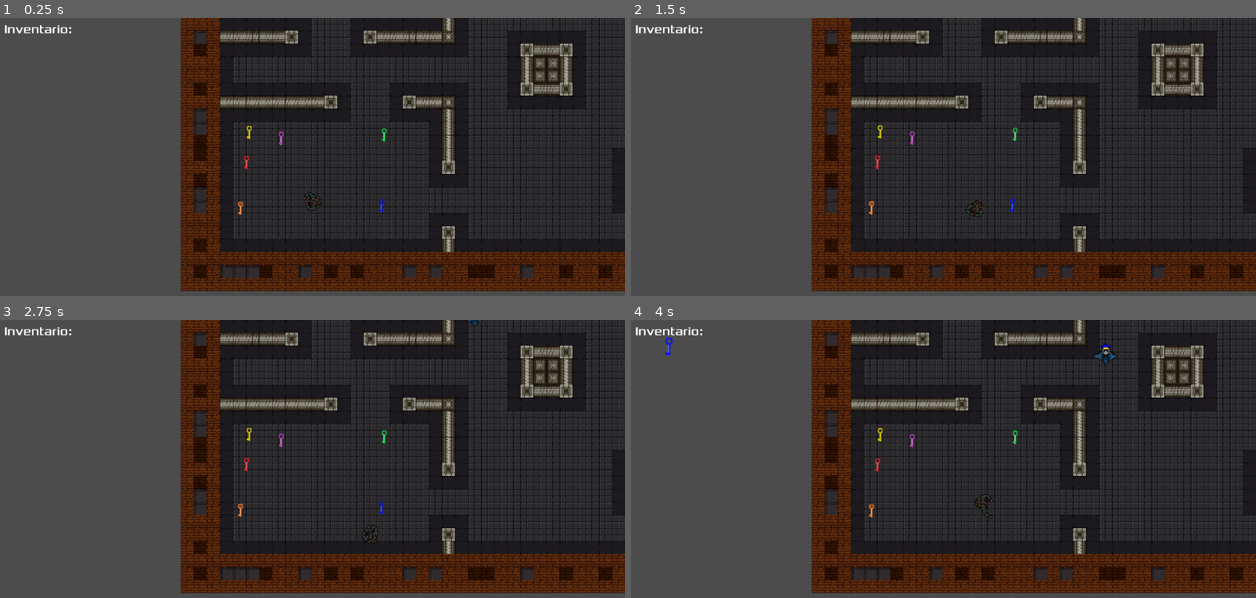
Above: before the commit, frames 1-4 (two rows, left to right).
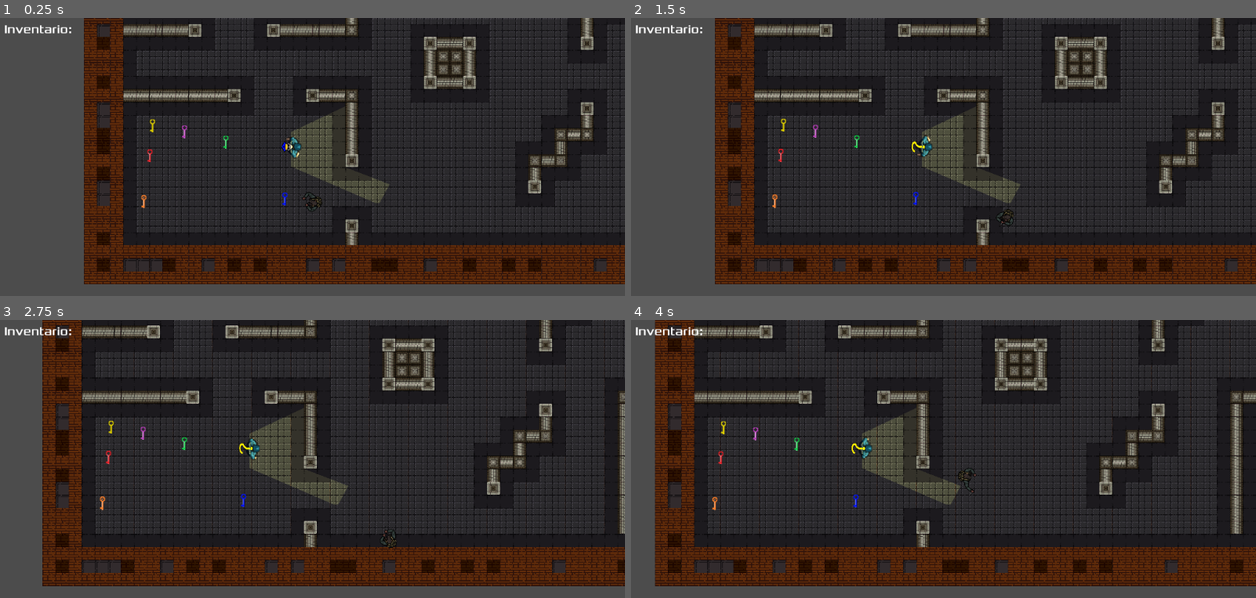
Above: after the commit, the same moments.

Repository: zanon005/RyansJailBreak
Game: Godot game, scene res://src/Main.tscn
The game is run twice, just before and just after one commit, with the same random seed, the same clock (stepped at 60 frames per second) and the same inputs.
Inputs (mouse positions are in pixels of both pictures, inside the frame that each line leads up to):
- Up to frame 1 (0.25 s): no input
- Up to frame 2 (1.5 s): move the mouse to (1081, 182) at 0.52 s; hold D (right) 0.53-1.28 s; tap Space (attack) at 0.6, 1.35 s; move the mouse to (818, 220) at 1.27 s; hold Down (down) from 1.28 s (still down)
- Up to frame 3 (2.75 s): move the mouse to (375, 422) at 2.02 s; release Down (down) at 2.03 s; hold D (right) from 2.03 s (still down); tap Space (attack) at 2.1 s
- Up to frame 4 (4 s): move the mouse to (912, 575) at 2.77 s; release D (right) at 2.78 s; hold W (up) 2.78-3.53 s; tap Space (attack) at 2.85, 3.6 s; move the mouse to (1131, 559) at 3.52 s; hold A (left) from 3.53 s (still down)

The runs differ from the first frame. In frame 1, 39% of the frame differs, in the area x 13-100%, y 0-99%; in frame 2, 39%; in frame 3, 44%; in frame 4, 47%, in the area x 3-100%, y 0-99%.

Commit message:
Progresso inimigo v2

Diff:
--- a/src/Enemies/EnemyStatus.gd
+++ b/src/Enemies/EnemyStatus.gd
@@ -11,6 +11,7 @@
 	chasing_icon = load("res://Sprites/Icons/RedExclamationMark.png")
 
 func _on_Policial_state_changed(currentState):
+	print(currentState)
 	match(currentState):
 		'ROAMING':
 			texture = roaming_icon
--- /dev/null
+++ b/src/Enemies/PolicialV2/PolicialV2.gd
@@ -0,0 +1,177 @@
+extends KinematicBody2D
+
+export var run_speed := 300
+export var health := 100
+onready var animation := $PolicialAnimation
+var velocity := Vector2()
+enum STATE {ROAMING, CHASING_PLAYER, GOINGTO_LAST_KOWN_PLAYER_POS, DEAD}
+var currentState = 0
+signal state_changed(currentState)
+onready var lineOfSight := $LineOfSight
+#  Reference for world navigation tilemap
+var levelNavigation : Navigation2D = null
+var player = null # Reference to the player
+var roamingPoints = [] # List of all roaming points avaliable in the scene
+
+var playerIsInFov = false
+var playerIsVisible = false
+
+# 	This can be the players positon, in case of "CHASING_PLAYER" state or it can be
+# one of fixed the 'postions' on the map in the "ROAMING" state
+var currentPositionToGoTo := Vector2.ZERO
+
+# 	Holds the curerent path that the enemy is walking. Its the path to
+# the 'currentPositionToGoTo'
+var currentPath = null
+
+#  	This position is used on the state "GOINGTO_LAST_KOWN_PLAYER_POS"
+#  when in this state the enemy "roams" to that position and if it doesn't find
+# the player the enemy returns to the "ROAMING" state
+var lastKnownPlayerPosition := Vector2.ZERO
+
+#	 The current index from the roaming points list that has the point
+# the enemy is roaming to
+# 	Used to pick a different point to go to
+var currentRoamingIndexPoint = 0;
+
+
+
+
+func _ready():
+	yield(get_tree(), "idle_frame")
+	var tree = get_tree()
+	if(tree.has_group('LevelNavigation')):
+		levelNavigation = tree.get_nodes_in_group("LevelNavigation")[0]
+	if(tree.has_group('Player')):
+		player = tree.get_nodes_in_group("Player")[0]
+	if(tree.has_group('RoamingPoint')):
+		roamingPoints = tree.get_nodes_in_group("RoamingPoint")
+	currentState = STATE.ROAMING
+	emit_signal("state_changed", STATE.keys()[currentState])
+	animation.play("walk")
+
+
+func _physics_process(_delta):
+	if(player && currentState != STATE.DEAD):
+		lineOfSight.look_at(player.global_position)
+		_state_machine()
+		if(playerIsInFov):
+			check_if_player_is_in_visible_range()
+		#print("PlayerSpoted?: ", (playerIsInFov && playerIsVisible) )
+		#generate_path_to(currentDestinationPos)
+		#navigate()
+		#move()
+	#print("CurrentState: '",
+	#	STATE.keys()[currentState],
+	#	"', GoingTo: [",currentRoamingIndexPoint,"] At: ",currentDestinationPos)
+
+func _state_machine():
+	match currentState:
+			STATE.ROAMING:
+				#If is roaming and sees the player, then start chasing
+				if( (playerIsInFov && playerIsVisible) ):
+					_updateState(STATE.CHASING_PLAYER)
+				else:
+					#Stays in the roaming mode
+					pass
+			STATE.CHASING_PLAYER:
+				#Keep chasing while player is detected
+				if( !(playerIsInFov && playerIsVisible) ):
+					_updateState(STATE.GOINGTO_LAST_KOWN_PLAYER_POS)
+				else:
+					pass
+			STATE.GOINGTO_LAST_KOWN_PLAYER_POS:
+				#	Saw the player again, start chasing!
+				if( (playerIsInFov && playerIsVisible) ):
+					_updateState(STATE.CHASING_PLAYER)
+				#	Lost vision of player, going to last place player was
+				# when last place is found, return to roaming
+				elif (global_position == currentPositionToGoTo):
+					_updateState(STATE.ROAMING)
+					pass
+			STATE.DEAD:
+				# Rip
+				pass
+
+func _updateState(newState):
+	currentState = newState
+	emit_signal("state_changed", STATE.keys()[newState])
+
+func compare_position_with_aprox_range(pos1, pos2, tolerance=5):
+	var diffX = abs(pos1[0] - pos2[0])
+	var diffY = abs(pos1[1] - pos2[1])
+
+	if( (diffX > 0 && diffX < tolerance) &&  (diffY > 0 && diffY < tolerance) ):
+		return true
+	return false
+
+func check_if_reached_current_destination() -> bool:
+	#return compare_position_with_aprox_range(global_position, currentDestinationPos)
+	return true
+
+#Pega ponto aleatorio no mapa para ir que seja diferente do anterior
+func pick_random_roaming_point():
+	 #print("PontoAtual: [",currentRoamingIndexPoint,"]", currentDestinationPos)
+	var newIndexRoamingPoint = randi() % len(roamingPoints)
+	while(newIndexRoamingPoint == currentRoamingIndexPoint):
+		newIndexRoamingPoint = randi() % len(roamingPoints)
+	currentPositionToGoTo = roamingPoints[newIndexRoamingPoint].global_position
+	currentRoamingIndexPoint = newIndexRoamingPoint
+
+	#print("NovoPonto: [",newIndexRoamingPoint,"]", currentDestinationPos)
+
+func generate_path_to(destination : Vector2):
+	if levelNavigation != null and player != null:
+		currentPath = levelNavigation.get_simple_path(global_position, destination, false)
+
+func navigate(): #Defines the next position the enemy must moove
+	if(currentPath.size() > 1):
+		velocity = global_position.direction_to(currentPath[1]) * run_speed
+		if(currentState != STATE.CHASING_PLAYER):
+			look_at(currentPath[1])
+		#	If the current global position is equal to current path point
+		# then pop this point that is already visited
+		if(compare_position_with_aprox_range(currentPath[0], global_position, 1)):
+			currentPath.pop_front()
+
+func die():
+	if(currentState != STATE.DEAD):
+		var rand = randi() % 2
+		match rand:
+			0:
+				animation.play("die1")
+			1:
+				animation.play("die2")
+		currentState = STATE.DEAD
+		emit_signal("state_changed", STATE.keys()[currentState])
+		$BodyHitBox/CollisionShape2D.set_deferred("disabled", true)
+		$BodyShape.set_deferred("disabled", true)
+		$FieldOfView.set_deferred("enabled", false)
+		$FieldOfView/FieldOfViewArea.set_deferred("disabled", true)
+
+
+func move():
+	move_and_slide(velocity, Vector2.UP)
+
+func check_if_player_is_in_visible_range() -> bool:
+	var lineOfSightcolision = lineOfSight.get_collider()
+	if(lineOfSightcolision && lineOfSightcolision.is_in_group("Player")):
+		playerIsVisible = true
+	else:
+		playerIsVisible = false
+	return playerIsVisible
+
+#Only colides with "player_weapon" layer
+func _on_BodyHitBox_area_entered(_area):
+	if(currentState != STATE.DEAD):
+		health = health - 50
+		if(health <= 0):
+			die()
+
+func _on_FieldOfViewArea_body_entered(body):
+	if(body.is_in_group("Player")):
+		playerIsInFov = true
+
+func _on_FieldOfViewArea_body_exited(body):
+	if(body.is_in_group("Player")):
+		playerIsInFov = false
--- /dev/null
+++ b/src/Enemies/PolicialV2/PolicialV2.tscn
@@ -0,0 +1,170 @@
+[gd_scene load_steps=27 format=2]
+
+[ext_resource path="res://Sprites/Enemies/Officer/officer_die_strip.png" type="Texture" id=1]
+[ext_resource path="res://Sprites/Enemies/Officer/officer_headless_strip.png" type="Texture" id=2]
+[ext_resource path="res://Sprites/Enemies/Officer/officer_walk_strip.png" type="Texture" id=3]
+[ext_resource path="res://src/Enemies/PolicialV2/PolicialV2.gd" type="Script" id=4]
+[ext_resource path="res://src/Enemies/EnemyStatus.gd" type="Script" id=5]
+[ext_resource path="res://Sprites/Icons/RoamingIcon.png" type="Texture" id=6]
+[ext_resource path="res://Sprites/Misc/Fov.png" type="Texture" id=7]
+
+[sub_resource type="AtlasTexture" id=1]
+flags = 4
+atlas = ExtResource( 3 )
+region = Rect2( 0, 0, 32, 45 )
+
+[sub_resource type="AtlasTexture" id=2]
+flags = 4
+atlas = ExtResource( 3 )
+region = Rect2( 32, 0, 32, 45 )
+
+[sub_resource type="AtlasTexture" id=3]
+flags = 4
+atlas = ExtResource( 3 )
+region = Rect2( 64, 0, 32, 45 )
+
+[sub_resource type="AtlasTexture" id=4]
+flags = 4
+atlas = ExtResource( 3 )
+region = Rect2( 96, 0, 32, 45 )
+
+[sub_resource type="AtlasTexture" id=5]
+flags = 4
+atlas = ExtResource( 3 )
+region = Rect2( 128, 0, 32, 45 )
+
+[sub_resource type="AtlasTexture" id=6]
+flags = 4
+atlas = ExtResource( 3 )
+region = Rect2( 160, 0, 32, 45 )
+
+[sub_resource type="AtlasTexture" id=7]
+flags = 4
+atlas = ExtResource( 3 )
+region = Rect2( 192, 0, 32, 45 )
+
+[sub_resource type="AtlasTexture" id=8]
+flags = 4
+atlas = ExtResource( 3 )
+region = Rect2( 224, 0, 32, 45 )
+
+[sub_resource type="AtlasTexture" id=9]
+flags = 4
+atlas = ExtResource( 1 )
+region = Rect2( 0, 0, 49, 54 )
+
+[sub_resource type="AtlasTexture" id=10]
+flags = 4
+atlas = ExtResource( 1 )
+region = Rect2( 49, 0, 49, 54 )
+
+[sub_resource type="AtlasTexture" id=11]
+flags = 4
+atlas = ExtResource( 1 )
+region = Rect2( 98, 0, 49, 54 )
+
+[sub_resource type="AtlasTexture" id=12]
+flags = 4
+atlas = ExtResource( 1 )
+region = Rect2( 147, 0, 49, 54 )
+
+[sub_resource type="AtlasTexture" id=13]
+flags = 4
+atlas = ExtResource( 2 )
+region = Rect2( 0, 0, 46, 52 )
+
+[sub_resource type="AtlasTexture" id=14]
+flags = 4
+atlas = ExtResource( 2 )
+region = Rect2( 46, 0, 46, 52 )
+
+[sub_resource type="AtlasTexture" id=15]
+flags = 4
+atlas = ExtResource( 2 )
+region = Rect2( 92, 0, 46, 52 )
+
+[sub_resource type="AtlasTexture" id=16]
+flags = 4
+atlas = ExtResource( 2 )
+region = Rect2( 138, 0, 46, 52 )
+
+[sub_resource type="SpriteFrames" id=17]
+animations = [ {
+"frames": [ SubResource( 1 ), SubResource( 2 ), SubResource( 3 ), SubResource( 4 ), SubResource( 5 ), SubResource( 6 ), SubResource( 7 ), SubResource( 8 ) ],
+"loop": true,
+"name": "walk",
+"speed": 10.0
+}, {
+"frames": [ SubResource( 9 ), SubResource( 10 ), SubResource( 11 ), SubResource( 12 ) ],
+"loop": false,
+"name": "die1",
+"speed": 5.0
+}, {
+"frames": [ SubResource( 13 ), SubResource( 14 ), SubResource( 15 ), SubResource( 16 ) ],
+"loop": false,
+"name": "die2",
+"speed": 5.0
+} ]
+
+[sub_resource type="CircleShape2D" id=18]
+radius = 63.1229
+
+[sub_resource type="RectangleShape2D" id=19]
+extents = Vector2( 43.8596, 75.4868 )
+
+[node name="Policial" type="KinematicBody2D" groups=[
+"Enemy",
+]]
+collision_layer = 2
+collision_mask = 37
+script = ExtResource( 4 )
+
+[node name="PolicialAnimation" type="AnimatedSprite" parent="."]
+scale = Vector2( 6, 6 )
+frames = SubResource( 17 )
+animation = "walk"
+frame = 4
+playing = true
+
+[node name="BodyShape" type="CollisionShape2D" parent="."]
+position = Vector2( 2, 0 )
+shape = SubResource( 18 )
+
+[node name="BodyHitBox" type="Area2D" parent="."]
+collision_layer = 2
+collision_mask = 8
+
+[node name="CollisionShape2D" type="CollisionShape2D" parent="BodyHitBox"]
+position = Vector2( 0, 0.667435 )
+shape = SubResource( 19 )
+
+[node name="LineOfSight" type="RayCast2D" parent="."]
+enabled = true
+cast_to = Vector2( 800, 0 )
+collision_mask = 5
+
+[node name="Status" type="Sprite" parent="."]
+position = Vector2( -51.6396, -1.82649 )
+rotation = -1.5708
+scale = Vector2( 0.632878, 0.611263 )
+texture = ExtResource( 6 )
+script = ExtResource( 5 )
+
+[node name="FieldOfView" type="Light2D" parent="."]
+scale = Vector2( 2, 2 )
+texture = ExtResource( 7 )
+offset = Vector2( 240, 0 )
+color = Color( 0.811765, 0.862745, 0.360784, 1 )
+shadow_enabled = true
+
+[node name="FieldOfViewArea" type="Area2D" parent="FieldOfView"]
+priority = 1.0
+collision_layer = 2
+
+[node name="CollisionPolygon2D" type="CollisionPolygon2D" parent="FieldOfView/FieldOfViewArea"]
+polygon = PoolVector2Array( -5.54755, -69.7162, 389.018, -253.564, 422.959, -188.51, 462.557, -93.7578, 479.528, 8.06552, 463.971, 88.6757, 432.859, 157.972, 403.16, 213.127, 373.462, 251.31, -6.96176, 85.8473 )
+
+[connection signal="state_changed" from="." to="Status" method="_on_Policial_state_changed"]
+[connection signal="area_entered" from="BodyHitBox" to="." method="_on_BodyHitBox_area_entered"]
+[connection signal="body_entered" from="FieldOfView/FieldOfViewArea" to="." method="_on_FieldOfViewArea_body_entered"]
+[connection signal="body_exited" from="FieldOfView/FieldOfViewArea" to="." method="_on_FieldOfViewArea_body_exited"]
--- a/src/Levels/Level1/Level1_V2.tscn
+++ b/src/Levels/Level1/Level1_V2.tscn
@@ -1,7 +1,6 @@
-[gd_scene load_steps=34 format=2]
+[gd_scene load_steps=47 format=2]
 
 [ext_resource path="res://src/Player/Player.tscn" type="PackedScene" id=1]
-[ext_resource path="res://src/Enemies/Policial.tscn" type="PackedScene" id=2]
 [ext_resource path="res://Sprites/Misc/porta-azul.png" type="Texture" id=3]
 [ext_resource path="res://src/Items/Keys/YellowKey.tscn" type="PackedScene" id=4]
 [ext_resource path="res://src/Items/Keys/PurpleKey.tscn" type="PackedScene" id=5]
@@ -14,20 +13,40 @@
 [ext_resource path="res://src/Items/Keys/OrangeKey.tscn" type="PackedScene" id=12]
 [ext_resource path="res://Sprites/TileMap/paredes-internas-64_v2.png" type="Texture" id=13]
 [ext_resource path="res://Sprites/TileMap/chao-parede-externas-64_v2.png" type="Texture" id=14]
-[ext_resource path="res://Sprites/Icons/RoamingIcon.png" type="Texture" id=15]
-[ext_resource path="res://src/Enemies/EnemyStatus.gd" type="Script" id=16]
+[ext_resource path="res://src/Enemies/PolicialV2/PolicialV2.tscn" type="PackedScene" id=17]
+
+[sub_resource type="OccluderPolygon2D" id=18]
+polygon = PoolVector2Array( 0, 0, 64, 0, 64, 64, 0, 64 )
 
 [sub_resource type="ConvexPolygonShape2D" id=1]
 points = PoolVector2Array( 0, 0, 64, 0, 64, 64, 0, 64 )
 
+[sub_resource type="OccluderPolygon2D" id=19]
+polygon = PoolVector2Array( 0, 0, 64, 0, 64, 64, 0, 64 )
+
 [sub_resource type="ConvexPolygonShape2D" id=2]
 points = PoolVector2Array( 64, 64, 0, 64, 0, 0, 64, 0 )
 
+[sub_resource type="OccluderPolygon2D" id=20]
+polygon = PoolVector2Array( 0, 0, 64, 0, 64, 64, 0, 64 )
+
 [sub_resource type="ConvexPolygonShape2D" id=3]
 points = PoolVector2Array( 64, 64, 0, 64, 0, 0, 64, 0 )
 
+[sub_resource type="OccluderPolygon2D" id=21]
+polygon = PoolVector2Array( 0, 0, 64, 0, 64, 64, 0, 64 )
+
 [sub_resource type="ConvexPolygonShape2D" id=4]
 points = PoolVector2Array( 64, 64, 0, 64, 0, 0, 64, 0 )
+
+[sub_resource type="OccluderPolygon2D" id=30]
+polygon = PoolVector2Array( 0, 0, 64, 0, 64, 64, 0, 64 )
+
+[sub_resource type="OccluderPolygon2D" id=31]
+polygon = PoolVector2Array( 0, 0, 64, 0, 64, 64, 0, 64 )
+
+[sub_resource type="OccluderPolygon2D" id=32]
+polygon = PoolVector2Array( 0, 0, 64, 0, 64, 64, 0, 64 )
 
 [sub_resource type="ConvexPolygonShape2D" id=5]
 points = PoolVector2Array( 64, 64, 0, 64, 0, 0, 64, 0 )
@@ -42,26 +61,50 @@
 vertices = PoolVector2Array( 64, 64, 0, 64, 0, 0, 64, 0 )
 polygons = [ PoolIntArray( 0, 1, 2, 3 ) ]
 
+[sub_resource type="OccluderPolygon2D" id=22]
+polygon = PoolVector2Array( 0, 0, 64, 0, 64, 64, 0, 64 )
+
 [sub_resource type="ConvexPolygonShape2D" id=9]
 points = PoolVector2Array( 64, 64, 0, 64, 0, 0, 64, 0 )
 
+[sub_resource type="OccluderPolygon2D" id=23]
+polygon = PoolVector2Array( 0, 0, 64, 0, 64, 64, 0, 64 )
+
 [sub_resource type="ConvexPolygonShape2D" id=10]
 points = PoolVector2Array( 64, 64, 0, 64, 0, 0, 64, 0 )
 
+[sub_resource type="OccluderPolygon2D" id=24]
+polygon = PoolVector2Array( 0, 0, 64, 0, 64, 64, 0, 64 )
+
 [sub_resource type="ConvexPolygonShape2D" id=11]
 points = PoolVector2Array( 64, 64, 0, 64, 0, 0, 64, 0 )
 
+[sub_resource type="OccluderPolygon2D" id=25]
+polygon = PoolVector2Array( 0, 0, 64, 0, 64, 64, 0, 64 )
+
 [sub_resource type="ConvexPolygonShape2D" id=12]
 points = PoolVector2Array( 64, 64, 0, 64, 0, 0, 64, 0 )
 
+[sub_resource type="OccluderPolygon2D" id=26]
+polygon = PoolVector2Array( 0, 0, 64, 0, 64, 64, 0, 64 )
+
 [sub_resource type="ConvexPolygonShape2D" id=13]
 points = PoolVector2Array( 64, 64, 0, 64, 0, 0, 64, 0 )
 
+[sub_resource type="OccluderPolygon2D" id=27]
+polygon = PoolVector2Array( 0, 0, 64, 0, 64, 64, 0, 64 )
+
 [sub_resource type="ConvexPolygonShape2D" id=14]
 points = PoolVector2Array( 64, 64, 0, 64, 0, 0, 64, 0 )
 
+[sub_resource type="OccluderPolygon2D" id=28]
+polygon = PoolVector2Array( 0, 0, 64, 0, 64, 64, 0, 64 )
+
 [sub_resource type="ConvexPolygonShape2D" id=15]
 points = PoolVector2Array( 64, 64, 0, 64, 0, 0, 64, 0 )
+
+[sub_resource type="OccluderPolygon2D" id=29]
+polygon = PoolVector2Array( 0, 0, 64, 0, 64, 64, 0, 64 )
 
 [sub_resource type="ConvexPolygonShape2D" id=16]
 points = PoolVector2Array( 64, 64, 0, 64, 0, 0, 64, 0 )
@@ -74,6 +117,7 @@
 0/region = Rect2( 128, 64, 64, 64 )
 0/tile_mode = 0
 0/occluder_offset = Vector2( 0, 0 )
+0/occluder = SubResource( 18 )
 0/navigation_offset = Vector2( 0, 0 )
 0/shape_offset = Vector2( 0, 0 )
 0/shape_transform = Transform2D( 1, 0, 0, 1, 0, 0 )
@@ -95,6 +139,7 @@
 1/region = Rect2( 0, 0, 64, 64 )
 1/tile_mode = 0
 1/occluder_offset = Vector2( 0, 0 )
+1/occluder = SubResource( 19 )
 1/navigation_offset = Vector2( 0, 0 )
 1/shape_offset = Vector2( 0, 0 )
 1/shape_transform = Transform2D( 1, 0, 0, 1, 0, 0 )
@@ -116,6 +161,7 @@
 2/region = Rect2( 64, 0, 64, 64 )
 2/tile_mode = 0
 2/occluder_offset = Vector2( 0, 0 )
+2/occluder = SubResource( 22 )
 2/navigation_offset = Vector2( 0, 0 )
 2/shape_offset = Vector2( 0, 0 )
 2/shape_transform = Transform2D( 1, 0, 0, 1, 0, 0 )
@@ -137,6 +183,7 @@
 3/region = Rect2( 128, 0, 64, 64 )
 3/tile_mode = 0
 3/occluder_offset = Vector2( 0, 0 )
+3/occluder = SubResource( 23 )
 3/navigation_offset = Vector2( 0, 0 )
 3/shape_offset = Vector2( 0, 0 )
 3/shape_transform = Transform2D( 1, 0, 0, 1, 0, 0 )
@@ -158,6 +205,7 @@
 4/region = Rect2( 0, 64, 64, 64 )
 4/tile_mode = 0
 4/occluder_offset = Vector2( 0, 0 )
+4/occluder = SubResource( 24 )
 4/navigation_offset = Vector2( 0, 0 )
 4/shape_offset = Vector2( 0, 0 )
 4/shape_transform = Transform2D( 1, 0, 0, 1, 0, 0 )
@@ -179,6 +227,7 @@
 5/region = Rect2( 64, 64, 64, 64 )
 5/tile_mode = 0
 5/occluder_offset = Vector2( 0, 0 )
+5/occluder = SubResource( 25 )
 5/navigation_offset = Vector2( 0, 0 )
 5/shape_offset = Vector2( 0, 0 )
 5/shape_transform = Transform2D( 1, 0, 0, 1, 0, 0 )
@@ -200,6 +249,7 @@
 6/region = Rect2( 0, 128, 64, 64 )
 6/tile_mode = 0
 6/occluder_offset = Vector2( 0, 0 )
+6/occluder = SubResource( 26 )
 6/navigation_offset = Vector2( 0, 0 )
 6/shape_offset = Vector2( 0, 0 )
 6/shape_transform = Transform2D( 1, 0, 0, 1, 0, 0 )
@@ -221,6 +271,7 @@
 7/region = Rect2( 64, 128, 64, 64 )
 7/tile_mode = 0
 7/occluder_offset = Vector2( 0, 0 )
+7/occluder = SubResource( 27 )
 7/navigation_offset = Vector2( 0, 0 )
 7/shape_offset = Vector2( 0, 0 )
 7/shape_transform = Transform2D( 1, 0, 0, 1, 0, 0 )
@@ -242,6 +293,7 @@
 8/region = Rect2( 128, 128, 64, 64 )
 8/tile_mode = 0
 8/occluder_offset = Vector2( 0, 0 )
+8/occluder = SubResource( 28 )
 8/navigation_offset = Vector2( 0, 0 )
 8/shape_offset = Vector2( 0, 0 )
 8/shape_transform = Transform2D( 1, 0, 0, 1, 0, 0 )
@@ -263,6 +315,7 @@
 9/region = Rect2( 0, 192, 64, 64 )
 9/tile_mode = 0
 9/occluder_offset = Vector2( 0, 0 )
+9/occluder = SubResource( 29 )
 9/navigation_offset = Vector2( 0, 0 )
 9/shape_offset = Vector2( 0, 0 )
 9/shape_transform = Transform2D( 1, 0, 0, 1, 0, 0 )
@@ -284,6 +337,7 @@
 10/region = Rect2( 64, 192, 64, 64 )
 10/tile_mode = 0
 10/occluder_offset = Vector2( 0, 0 )
+10/occluder = SubResource( 20 )
 10/navigation_offset = Vector2( 0, 0 )
 10/shape_offset = Vector2( 0, 0 )
 10/shape_transform = Transform2D( 1, 0, 0, 1, 0, 0 )
@@ -305,6 +359,7 @@
 11/region = Rect2( 128, 192, 64, 64 )
 11/tile_mode = 0
 11/occluder_offset = Vector2( 0, 0 )
+11/occluder = SubResource( 21 )
 11/navigation_offset = Vector2( 0, 0 )
 11/shape_offset = Vector2( 0, 0 )
 11/shape_transform = Transform2D( 1, 0, 0, 1, 0, 0 )
@@ -330,7 +385,7 @@
 13/autotile/icon_coordinate = Vector2( 0, 0 )
 13/autotile/tile_size = Vector2( 64, 64 )
 13/autotile/spacing = 0
-13/autotile/occluder_map = [  ]
+13/autotile/occluder_map = [ Vector2( 0, 0 ), SubResource( 30 ), Vector2( 1, 0 ), SubResource( 31 ), Vector2( 2, 0 ), SubResource( 32 ) ]
 13/autotile/navpoly_map = [  ]
 13/autotile/priority_map = [ Vector3( 0, 0, 2 ) ]
 13/autotile/z_index_map = [  ]
@@ -416,10 +471,10 @@
 tile_data = PoolIntArray( -131075, 13, 0, -131074, 13, 0, -131073, 13, 0, -196608, 13, 0, -196607, 13, 0, -196606, 13,  …(36101 unchanged characters)…
 
 [node name="Player" parent="." instance=ExtResource( 1 )]
-position = Vector2( 448.077, 1798.47 )
+position = Vector2( 921.71, 1831.2 )
 scale = Vector2( 0.5, 0.5 )
 collision_mask = 38
-run_speed = 200
+run_speed = 400
 
 [node name="Camera2D" type="Camera2D" parent="Player"]
 current = true
@@ -433,38 +488,10 @@
 
 [node name="Enemies" type="Node" parent="."]
 
-[node name="Policial" parent="Enemies" instance=ExtResource( 2 )]
-position = Vector2( 164.049, 192.333 )
+[node name="Policial2" parent="Enemies" instance=ExtResource( 17 )]
+position = Vector2( 832.222, 1564.89 )
 scale = Vector2( 0.55, 0.55 )
-
-[node name="Status" type="Sprite" parent="Enemies/Policial"]
-position = Vector2( -51.6396, -1.82649 )
-rotation = -1.5708
-scale = Vector2( 0.632878, 0.611263 )
-texture = ExtResource( 15 )
-script = ExtResource( 16 )
-
-[node name="Policial2" parent="Enemies" instance=ExtResource( 2 )]
-position = Vector2( 1520.16, 764.442 )
-scale = Vector2( 0.55, 0.55 )
-
-[node name="Status" type="Sprite" parent="Enemies/Policial2"]
-position = Vector2( -51.6396, -1.82649 )
-rotation = -1.5708
-scale = Vector2( 0.632878, 0.611263 )
-texture = ExtResource( 15 )
-script = ExtResource( 16 )
-
-[node name="Policial3" parent="Enemies" instance=ExtResource( 2 )]
-position = Vector2( 3295.82, 976.334 )
-scale = Vector2( 0.55, 0.55 )
-
-[node name="Status" type="Sprite" parent="Enemies/Policial3"]
-position = Vector2( -51.6396, -1.82649 )
-rotation = -1.5708
-scale = Vector2( 0.632878, 0.611263 )
-texture = ExtResource( 15 )
-script = ExtResource( 16 )
+run_speed = 0
 
 [node name="Doors" type="Node" parent="."]
 
@@ -575,7 +602,7 @@
 position = Vector2( 792.478, 1822.28 )
 
 [node name="Key2" parent="Itens" instance=ExtResource( 7 )]
-position = Vector2( 805.192, 1474.77 )
+position = Vector2( 503.152, 1542.73 )
 
 [node name="Key3" parent="Itens" instance=ExtResource( 12 )]
 position = Vector2( 101.708, 1834.99 )
@@ -588,7 +615,3 @@
 
 [node name="Key6" parent="Itens" instance=ExtResource( 4 )]
 position = Vector2( 144.087, 1462.06 )
-
-[connection signal="state_changed" from="Enemies/Policial" to="Enemies/Policial/Status" method="_on_Policial_state_changed"]
-[connection signal="state_changed" from="Enemies/Policial2" to="Enemies/Policial2/Status" method="_on_Policial_state_changed"]
-[connection signal="state_changed" from="Enemies/Policial3" to="Enemies/Policial3/Status" method="_on_Policial_state_changed"]
--- a/src/Player/Player.tscn
+++ b/src/Player/Player.tscn
@@ -98,14 +98,14 @@
 "name": "idle",
 "speed": 5.0
 }, {
+"frames": [ ExtResource( 24 ), ExtResource( 33 ), ExtResource( 55 ), ExtResource( 45 ), ExtResource( 39 ), ExtResource( 60 ), ExtResource( 25 ), ExtResource( 43 ), ExtResource( 42 ), ExtResource( 40 ), ExtResource( 58 ), ExtResource( 57 ), ExtResource( 53 ), ExtResource( 52 ), ExtResource( 62 ), ExtResource( 46 ), ExtResource( 22 ), ExtResource( 44 ), ExtResource( 63 ), ExtResource( 54 ) ],
+"loop": true,
+"name": "walk",
+"speed": 5.0
+}, {
 "frames": [ ExtResource( 65 ), ExtResource( 67 ), ExtResource( 69 ), ExtResource( 66 ), ExtResource( 64 ), ExtResource( 70 ), ExtResource( 72 ), ExtResource( 75 ), ExtResource( 71 ), ExtResource( 74 ), ExtResource( 68 ), ExtResource( 73 ), ExtResource( 32 ), ExtResource( 28 ), ExtResource( 56 ) ],
 "loop": false,
 "name": "attack",
-"speed": 5.0
-}, {
-"frames": [ ExtResource( 24 ), ExtResource( 33 ), ExtResource( 55 ), ExtResource( 45 ), ExtResource( 39 ), ExtResource( 60 ), ExtResource( 25 ), ExtResource( 43 ), ExtResource( 42 ), ExtResource( 40 ), ExtResource( 58 ), ExtResource( 57 ), ExtResource( 53 ), ExtResource( 52 ), ExtResource( 62 ), ExtResource( 46 ), ExtResource( 22 ), ExtResource( 44 ), ExtResource( 63 ), ExtResource( 54 ) ],
-"loop": true,
-"name": "walk",
 "speed": 5.0
 } ]
 
@@ -278,7 +278,7 @@
 [node name="BodyAnimation" type="AnimatedSprite" parent="."]
 frames = SubResource( 2 )
 animation = "idle"
-frame = 12
+frame = 1
 speed_scale = 6.0
 playing = true
 
Binary file changed: Sprites/Icons/RedExclamationMark.png
Binary file changed: Sprites/Icons/YellowQuestionMark.png
Binary file added: Sprites/Misc/Fov.png
Binary file added: teste.png
